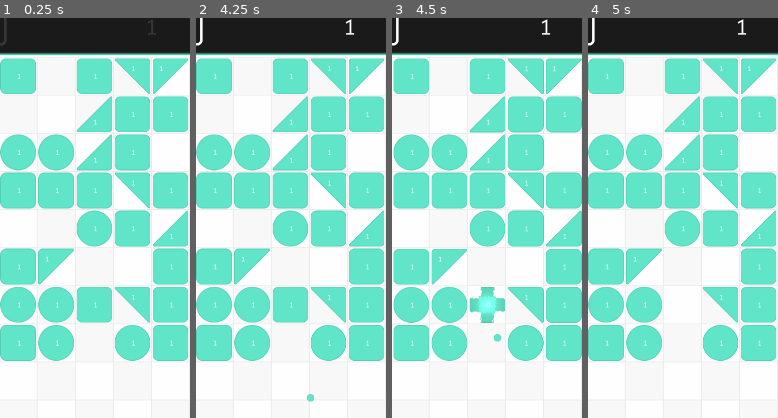
Above: before the commit, frames 1-4 (left to right).
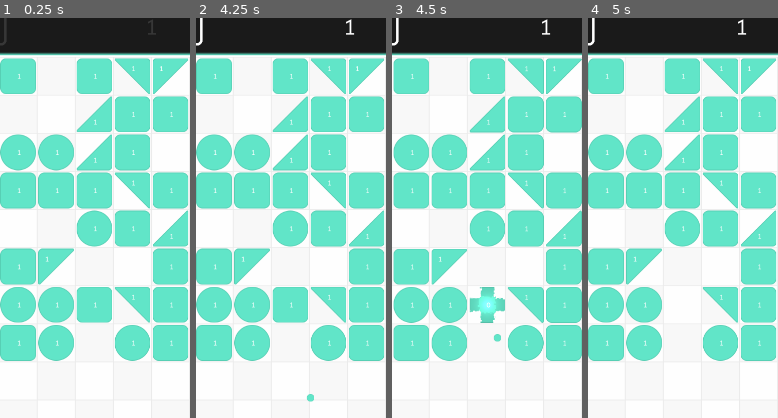
Above: after the commit, the same moments.

Repository: Muneeb1195/paddle-up
Game: Godot game, scene res://Scenes/Level/level_bb_modern.tscn
Two runs of this game, one before a commit and one after it. Both use one fixed random seed, a clock stepped at 60 frames per second and the inputs below. This scene is started directly instead of the project's main scene.
Inputs (mouse positions are % of the whole screen's width and height, from its top left):
- Up to frame 1 (0.25 s): no input
- Up to frame 2 (4.25 s): move the mouse to (72, 45) at 0.52 s; press the mouse at (72, 45) at 0.53 s; release the mouse at (72, 45) at 1.25 s; click (7, 3) at 1.25 s; click (50, 62) at 2 s; drag from (30, 55) to (45, 70) at 2.77 s; move the mouse to (60, 28) at 3.52 s; press the mouse at (60, 28) at 3.53 s
- Up to frame 3 (4.5 s): release the mouse at (60, 28) at 4.25 s; drag from (45, 70) to (20, 35) at 4.27 s
- Up to frame 4 (5 s): no input
The pictures show only the part of the screen within x 10-60%, y 2-52%; the shares and areas given below are measured in that part.

Frames 1-2 are identical in both runs. In frame 3, 0.1% of the frame differs, in the area x 41-60%, y 67-77%; in frame 4, nothing differs.

Commit message:
v1.6.3: randomize break shader pattern per brick
- Add 'seed' uniform to break.gdshader (shifts fragment grid)
- Set random seed in _play_break_effect() via randf()
- Every brick now breaks with a unique pattern

Diff:
--- a/Assets/Shaders/break.gdshader
+++ b/Assets/Shaders/break.gdshader
@@ -3,6 +3,7 @@
 uniform float progress : hint_range(0, 1) = 0;
 uniform float fragment_size : hint_range(0, 50) = 5;
 uniform float strength : hint_range(0, 3) = 3.0;
+uniform float seed : hint_range(0, 1) = 0;
 
 float hash(vec2 p) {
 	return fract(sin(dot(p, vec2(127.1, 311.7))) * 43758.5453123);
@@ -17,7 +18,7 @@
 	vec2 center = vec2(0.5, 0.5);
 	float dist_to_center = distance(uv, center) * 2.0;
 
-	vec2 frag_id = floor(uv / (fragment_size * TEXTURE_PIXEL_SIZE.xy));
+	vec2 frag_id = floor(uv / (fragment_size * TEXTURE_PIXEL_SIZE.xy)) + vec2(seed);
 	vec2 frag_seed = hash2(frag_id);
 
 	float local_progress = clamp(progress * (0.6 + frag_seed.x * 0.6), 0.0, 1.0);
--- a/Scripts/level_bb.gd
+++ b/Scripts/level_bb.gd
@@ -128,6 +128,7 @@
 	var mat : ShaderMaterial = ShaderMaterial.new()
 	mat.shader = _break_shader
 	mat.set_shader_parameter("progress", 0.0)
+	mat.set_shader_parameter("seed", randf())
 	sprite.material = mat
 	var tween : Tween = create_tween()
 	tween.tween_property(mat, "shader_parameter/progress", 1.0, 0.25).set_ease(Tween.EASE_IN).set_trans(Tween.TRANS_QUAD)
